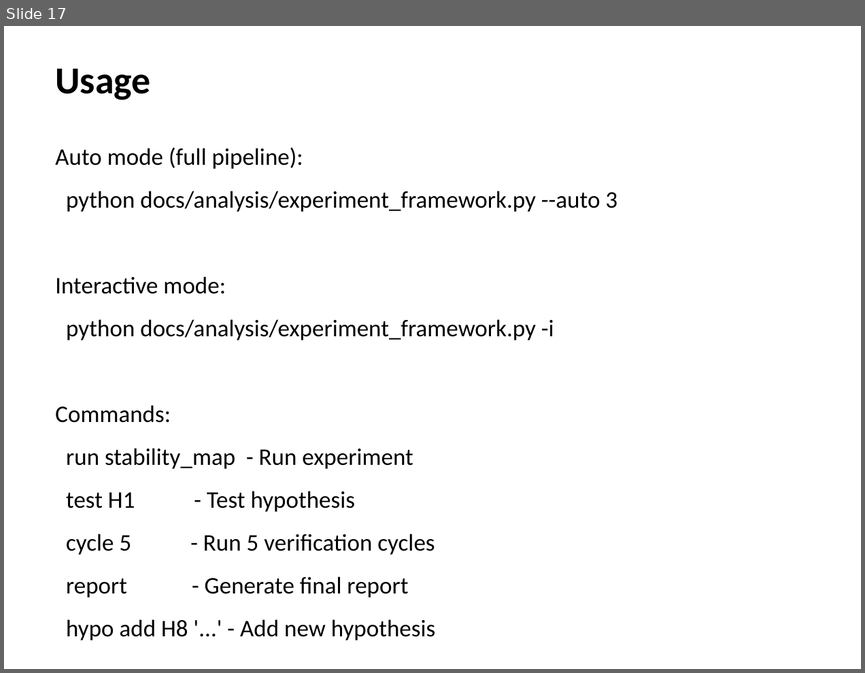
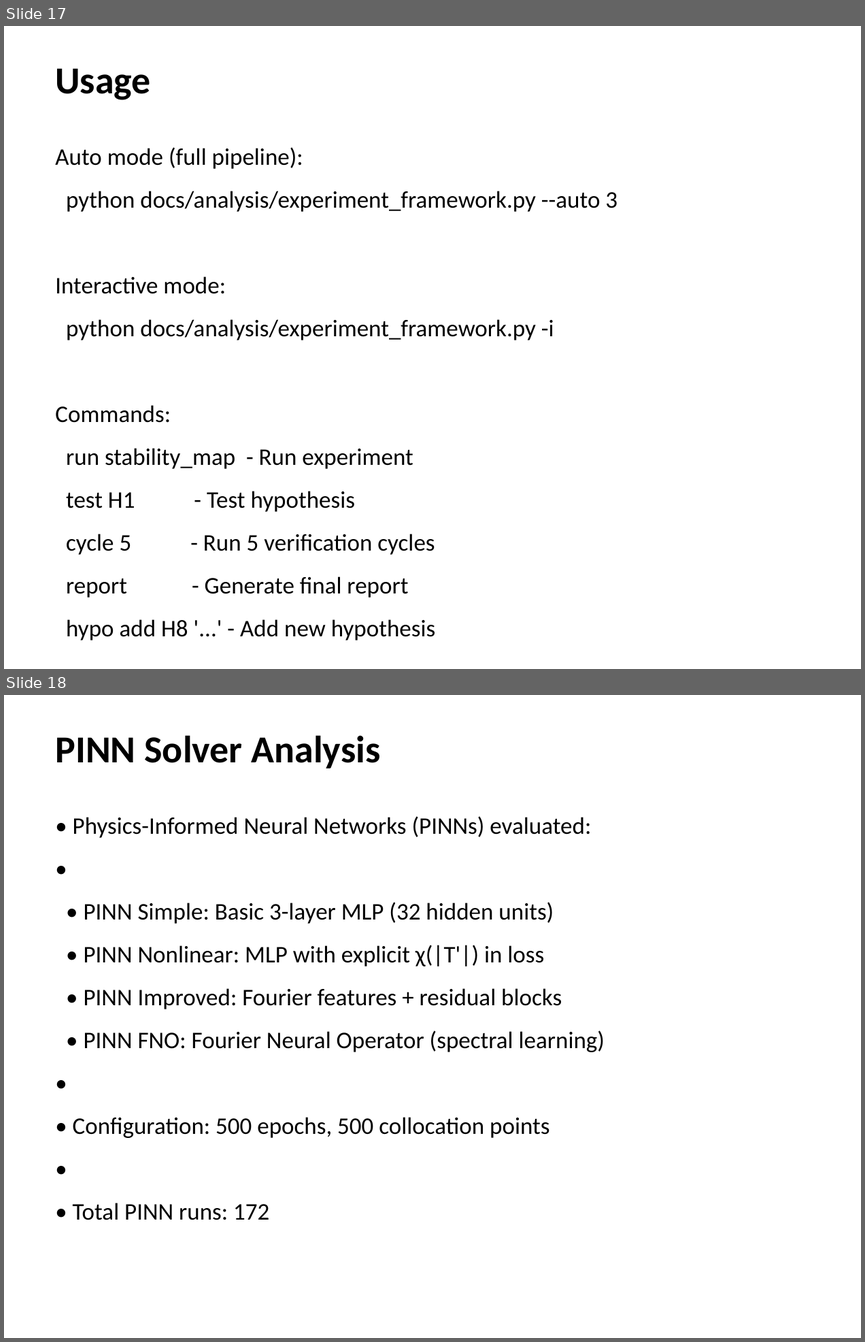
Before and after one commit to k-yoshimi/fusion-heat-transport-ai, a slide deck: docs/multiagent_presentation.pptx. Shown one above the other, each under a label of ours: slide 17 before the commit, slides 17 and 18 after it. The pictures are 865x673 and 865x1342 pixels, drawn with LibreOffice and Linux fonts; fonts in the diff are those of the drawing. Boxes give left, top, right and bottom in pixels: in the first picture for what was removed or moved away, otherwise in the second. Text is boxed around its words. In the diff, an @@ line names an element or a change of style, - is before the commit and + after.

```diff
--- a/docs/multiagent_presentation.pptx
+++ b/docs/multiagent_presentation.pptx
@@ slide 18 added at <box>4,695,861,1338</box>, background #FFFFFF @@
@@ text added at <box>55,735,380,768</box>, 32 pt, text #000000, bold @@
+PINN Solver Analysis
@@ text added at <box>73,816,604,1220</box>, 20 pt, text #000000 @@
+• Physics-Informed Neural Networks (PINNs) evaluated:
+•
+• PINN Simple: Basic 3-layer MLP (32 hidden units)
+• PINN Nonlinear: MLP with explicit χ(|T'|) in loss
+• PINN Improved: Fourier features + residual blocks
+• PINN FNO: Fourier Neural Operator (spectral learning)
+•
+• Configuration: 500 epochs, 500 collocation points
+•
+• Total PINN runs: 172
```
Also in this commit, not shown: 3 slides changed, 3 other slides added, 1 slide removed, 9 other files.
